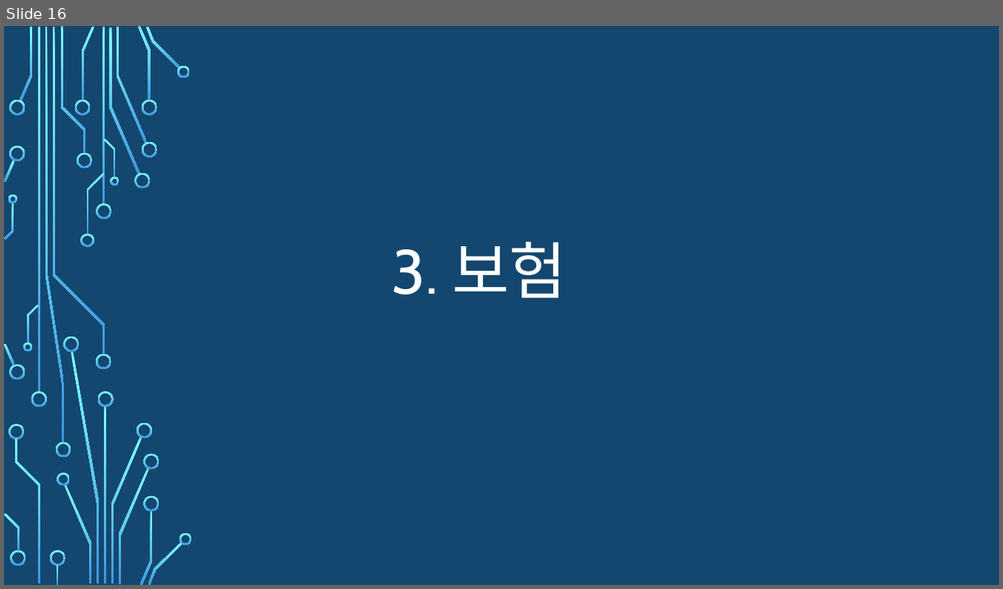
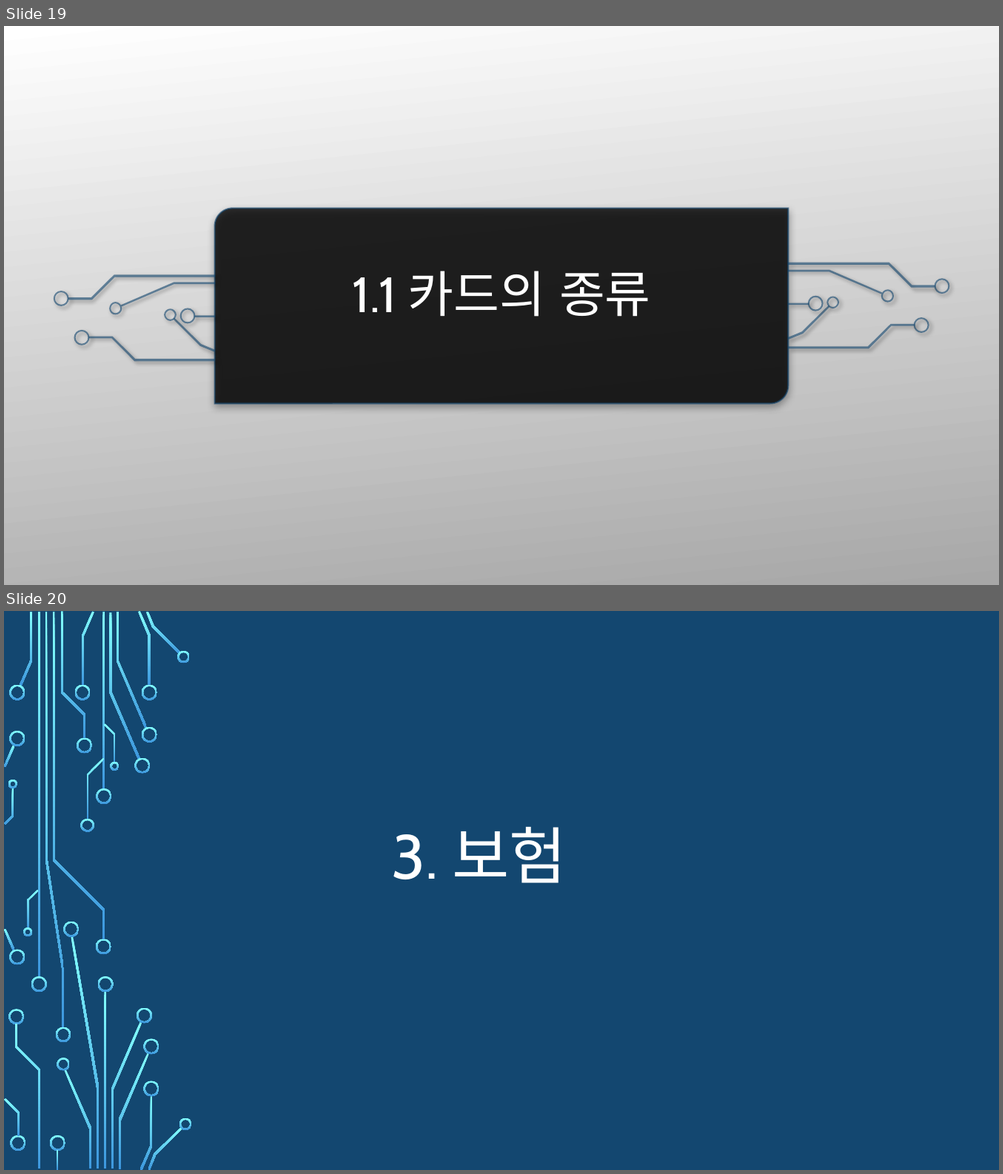
Before and after one commit to zerosum99/python_data_analysis, a slide deck: 금융/4차 산업혁명을 위한 금융.pptx. Shown one above the other, each under a label of ours: slide 16 before the commit, slides 19 and 20 after it. The pictures are 1003x589 and 1003x1174 pixels, drawn with LibreOffice and Linux fonts; fonts in the diff are those of the drawing; background and template pictures are left out. Boxes give left, top, right and bottom in pixels: in the first picture for what was removed or moved away, otherwise in the second. Text is boxed around its words. In the diff, an @@ line names an element or a change of style, - is before the commit and + after.

```diff
--- a/금융/4차 산업혁명을 위한 금융.pptx
+++ b/금융/4차 산업혁명을 위한 금융.pptx
@@ slide 19 added at (4, 26, 999, 585), background picture (left out) @@
@@ rectangle added at (4, 26, 999, 585), fill gradient #FFFFFF to #A7A7A7 @@
@@ round diag rect added at (214, 208, 788, 403), fill #000000 at 80% opacity, outline #134770 1.5 pt @@
@@ title added at (352, 271, 651, 317), 48 pt, text #FFFFFF @@
+1.1 카드의 종류
@@ group added at (54, 262, 950, 362): 18 freeform shapes, 2 rectangles @@
@@ group added at (4, 26, 192, 585): 50 freeform shapes, 4 rectangles @@
@@ what was slide 16 is now slide 20 @@
```
Also in this commit, not shown: 2 slides changed, 19 other slides added, 2 slides removed.
